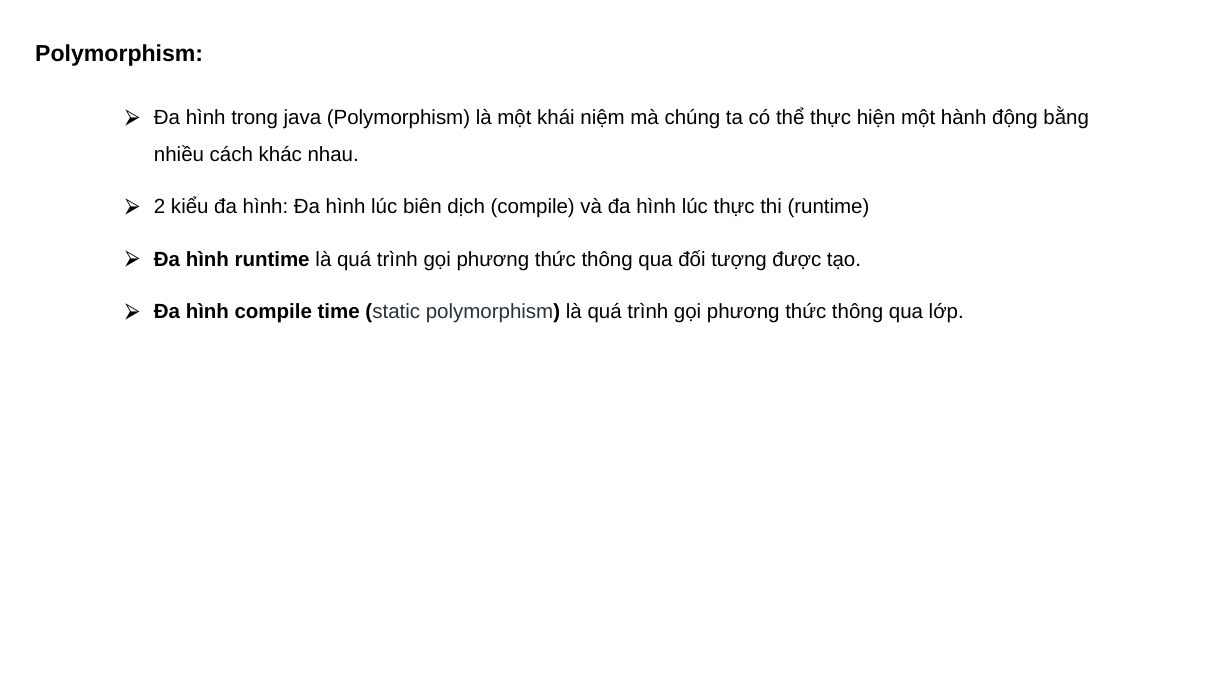
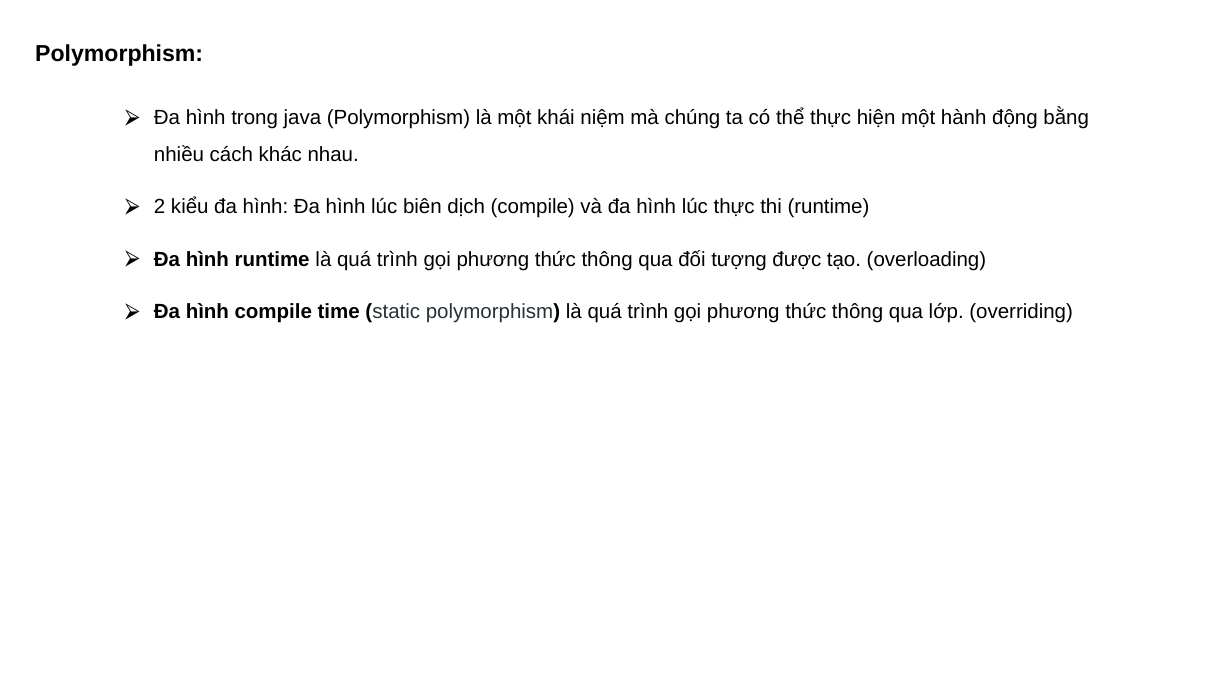
Before and after one commit to phankhacdien/BackEnd-Web-Dev-Study, a slide deck: slide 30 of DOC/1, Java Core/2. Java Basic _ OOP/Java_OOPs.pptx. Drawn at 1232x693 pixels with LibreOffice and Linux fonts; fonts in the diff are those of the drawing. Boxes give left, top, right and bottom in pixels: in the first picture for what was removed or moved away, otherwise in the second. Text is boxed around its words. In the diff, an @@ line names an element or a change of style, - is before the commit and + after.

```diff
--- a/DOC/1, Java Core/2. Java Basic _ OOP/Java_OOPs.pptx
+++ b/DOC/1, Java Core/2. Java Basic _ OOP/Java_OOPs.pptx
@@ text at [154, 250, 1073, 323]: text changed @@
-⮚ Đa hình runtime là quá trình gọi phương thức thông qua đối tượng được tạo.
-⮚ Đa hình compile time (static polymorphism) là quá trình gọi phương thức thông qua lớp.
+⮚ Đa hình runtime là quá trình gọi phương thức thông qua đối tượng được tạo. (overloading)
+⮚ Đa hình compile time (static polymorphism) là quá trình gọi phương thức thông qua lớp. (overriding)
```
Also in this commit, not shown: 16 other slides changed, 25 other files.
